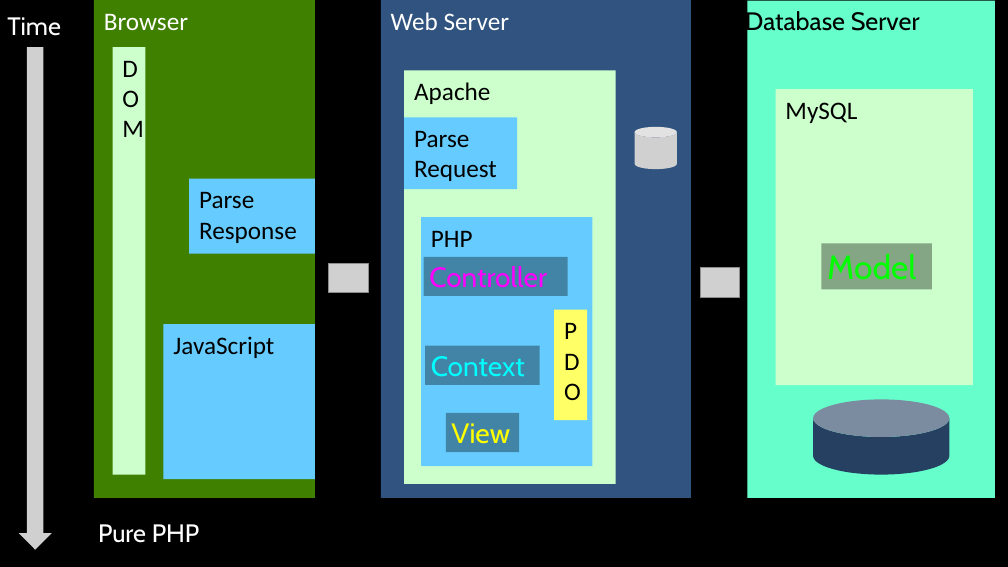
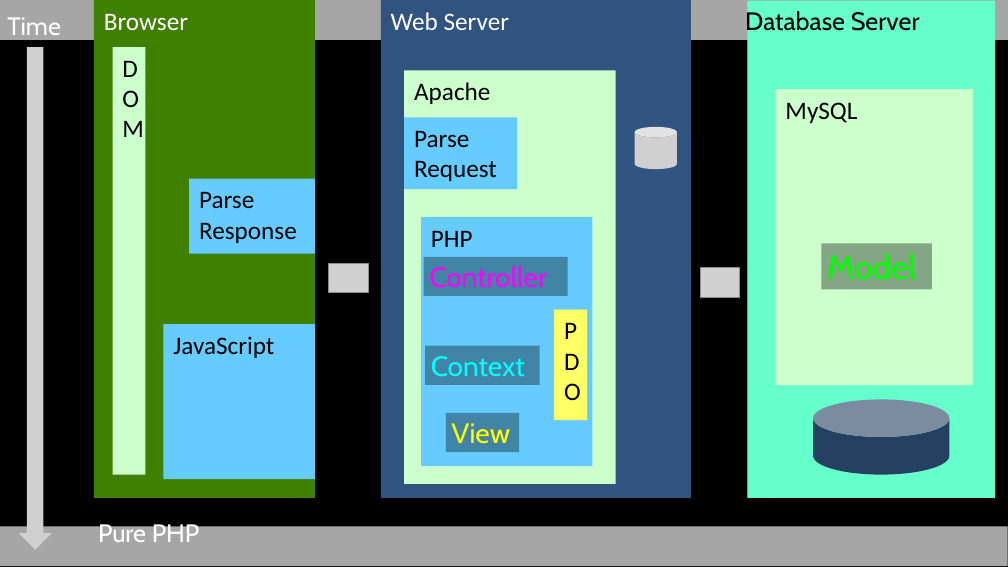
Before and after one commit to csev/wa4e, a slide deck: slide 6 of lectures/JS-05-Handlebars.ppt. Drawn at 1008x567 pixels with LibreOffice and Linux fonts; fonts in the diff are those of the drawing; grey boxes stand for pictures. Boxes give left, top, right and bottom in pixels: in the first picture for what was removed or moved away, otherwise in the second. Text is boxed around its words. In the diff, an @@ line names an element or a change of style, - is before the commit and + after.

```diff
--- a/lectures/JS-05-Handlebars.ppt
+++ b/lectures/JS-05-Handlebars.ppt
@@ rectangle added at bbox=[0, 0, 1008, 40], fill #A6A6A6 @@
@@ rectangle added at bbox=[0, 526, 1008, 566], fill #A6A6A6 @@
```
Also in this commit, not shown: 17 other slides changed, 11 other files.
